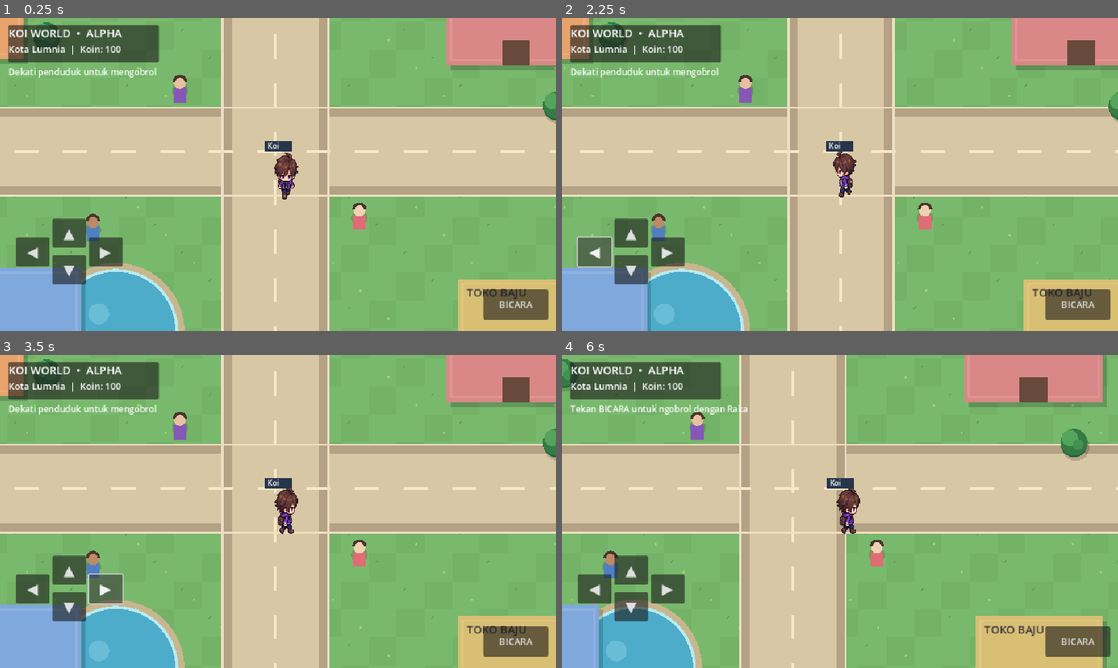
Above: before the commit, frames 1-4 (two rows, left to right).
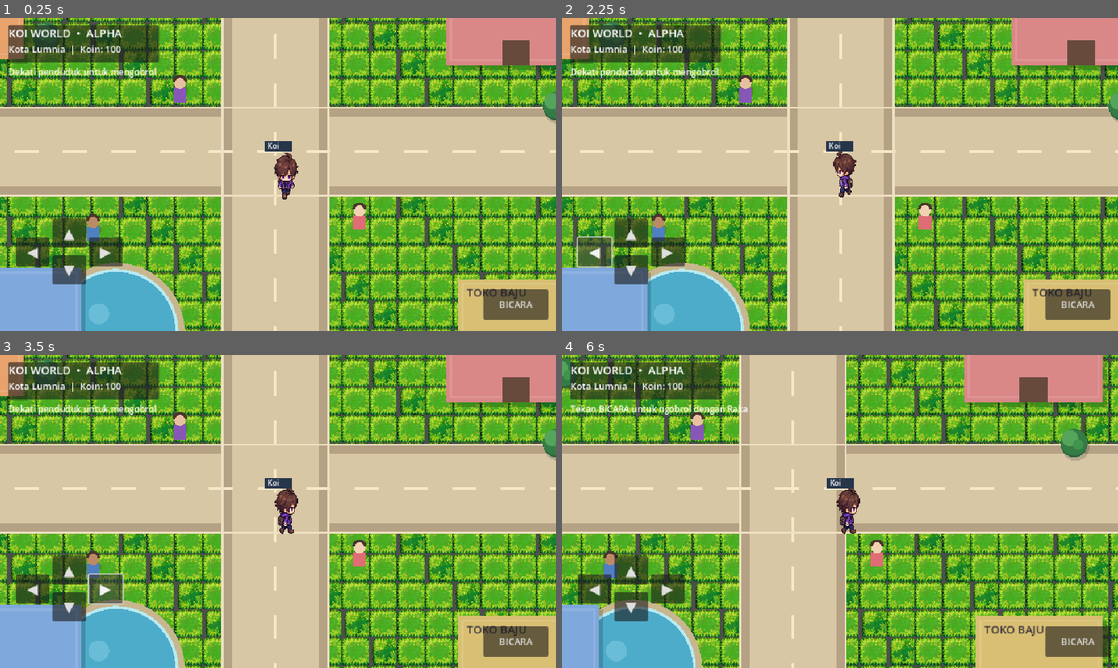
Above: after the commit, the same moments.

Repository: koi-v2/Worldwar
Game: Godot game, scene res://scenes/main.tscn
The game is run twice, just before and just after one commit, with the same random seed, the same clock (stepped at 60 frames per second) and the same inputs.
Inputs:
- Up to frame 1 (0.25 s): no input
- Up to frame 2 (2.25 s): click "▲" at 0.5 s; click "▼" at 1.25 s; click "◀" at 2 s
- Up to frame 3 (3.5 s): click "▶" at 2.75 s
- Up to frame 4 (6 s): click "BICARA" at 3.5 s; tap Enter at 4.25, 5.1 s; hold Right 4.28-5.03 s; hold E 4.28-5.03 s; hold Down 5.03-5.75 s; click "Tutup" at 5.75 s

The runs differ from the first frame. In frame 1, 43% of the frame differs, in the area x 0-100%, y 0-100%; in frame 2, 43%; in frame 3, 43%; in frame 4, 43%.

Commit message:
Use uploaded tileset for Koi World map ground

Diff:
--- a/aoi_native/scripts/main.gd
+++ b/aoi_native/scripts/main.gd
@@ -13,6 +13,8 @@
 var status_label: Label
 var proximity_label: Label
 var koi_texture: Texture2D
+var tileset_texture: Texture2D
+const TILESET_PATH := "res://assets/tileset.png"
 var walk_time := 0.0
 var walk_frame := 0
 var facing := "down"
@@ -32,6 +34,8 @@
 func _ready() -> void:
 	if ResourceLoader.exists(KOI_TEXTURE_PATH):
 		koi_texture = load(KOI_TEXTURE_PATH) as Texture2D
+	if ResourceLoader.exists(TILESET_PATH):
+		tileset_texture = load(TILESET_PATH) as Texture2D
 	_load_game()
 	_build_hud()
 	_build_dialogue_ui()
@@ -179,18 +183,21 @@
 
 func _draw() -> void:
 	# Top-down 2D town map built from small tiles, paths, parks and landmarks.
-	draw_rect(Rect2(Vector2.ZERO, WORLD_SIZE), Color("#79b96d"))
+	# Paint the ground using the uploaded illustrated tileset grass tile.
 	var tile_size := 48
+	var grass_source := Rect2(8, 8, 74, 72)
 	for x in range(0, int(WORLD_SIZE.x), tile_size):
 		for y in range(0, int(WORLD_SIZE.y), tile_size):
 			var tile_index := int(x / tile_size) * 7 + int(y / tile_size) * 13
-			var grass_color := Color("#79b96d") if tile_index % 3 != 0 else Color("#73b267")
-			draw_rect(Rect2(x, y, tile_size, tile_size), grass_color)
-			# Tiny grass flecks give the ground a tiled, hand-drawn feel.
-			if tile_index % 4 == 0:
-				draw_line(Vector2(x + 12, y + 16), Vector2(x + 16, y + 12), Color("#609b58"), 2.0)
-			if tile_index % 5 == 0:
-				draw_circle(Vector2(x + 34, y + 32), 2.0, Color("#a3ce7c"))
+			if tileset_texture != null:
+				# Slightly vary tile scale to hide obvious repetition while keeping a seamless ground.
+				var source := grass_source
+				if tile_index % 5 == 0:
+					source = Rect2(96, 8, 74, 72)
+				draw_texture_rect_region(tileset_texture, Rect2(x, y, tile_size, tile_size), source)
+			else:
+				var grass_color := Color("#79b96d") if tile_index % 3 != 0 else Color("#73b267")
+				draw_rect(Rect2(x, y, tile_size, tile_size), grass_color)
 
 	# Main roads with soft shoulders and dashed center markings.
 	draw_rect(Rect2(0, 486, WORLD_SIZE.x, 148), Color("#b5a184"))
